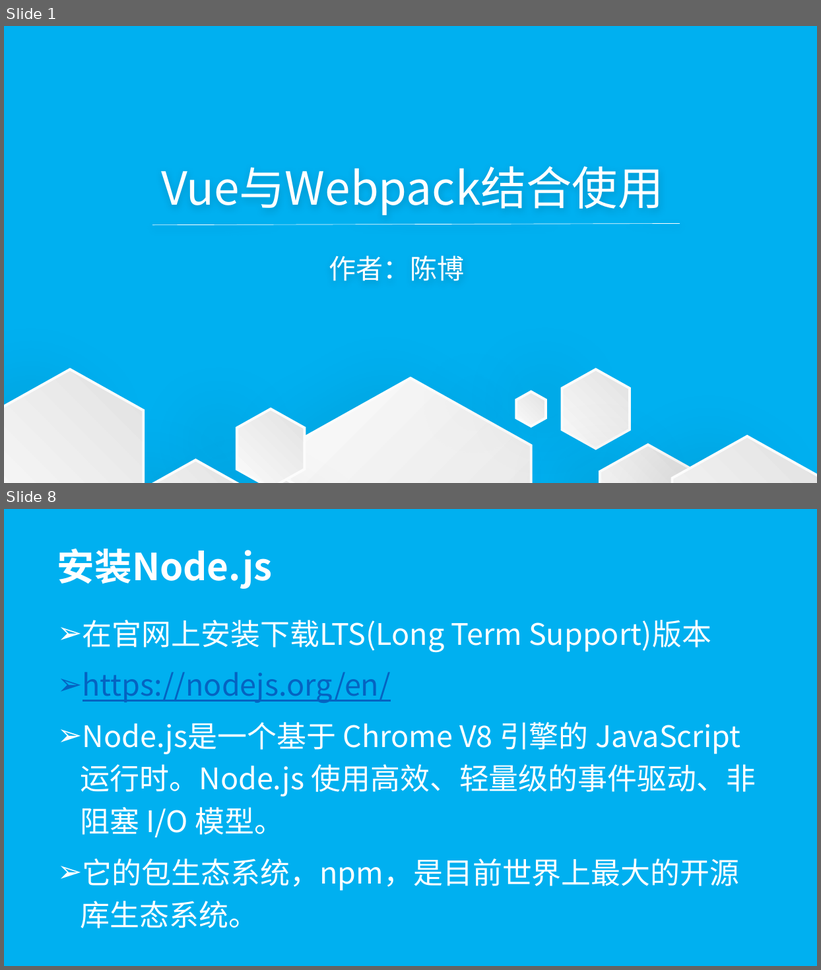
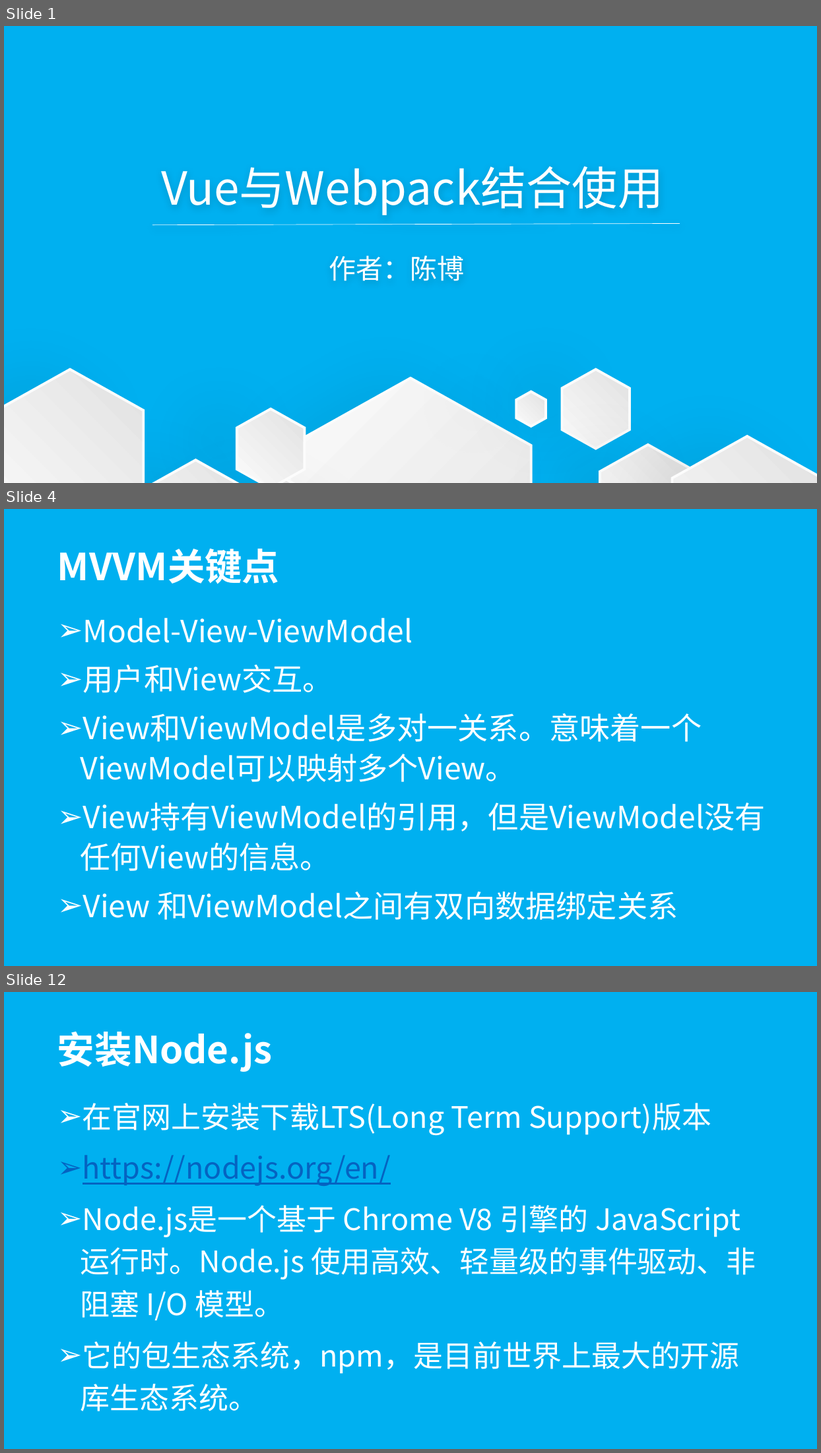
Before and after one commit to wugenshui/ppt, a slide deck: vue-webpack/vue-webpack.pptx. Shown one above the other, each under a label of ours: slides 1 and 8 before the commit, slides 1, 4 and 12 after it; the slides between them are not shown. The pictures are 821x970 and 821x1453 pixels, drawn with LibreOffice and Linux fonts; fonts in the diff are those of the drawing. Boxes give left, top, right and bottom in pixels: in the first picture for what was removed or moved away, otherwise in the second. Text is boxed around its words. In the diff, an @@ line names an element or a change of style, - is before the commit and + after.

```diff
--- a/vue-webpack/vue-webpack.pptx
+++ b/vue-webpack/vue-webpack.pptx
@@ slide 4 added at (4,509,817,966), background #00B0F0 @@
@@ title added at (57,549,279,584), 44 pt, text #FFFFFF, bold @@
+MVVM关键点
@@ subtitle added at (81,618,766,920), 36 pt, text #FFFFFF @@
+➢ Model-View-ViewModel
+➢ 用户和View交互。
+➢ View和ViewModel是多对一关系。意味着一个ViewModel可以映射多个View。
+➢ View持有ViewModel的引用，但是ViewModel没有任何View的信息。
+➢ View 和ViewModel之间有双向数据绑定关系
@@ what was slide 8 is now slide 12 @@
```
Also in this commit, not shown: 2 slides changed, 10 other slides added, 8 slides removed, 6 other files.
